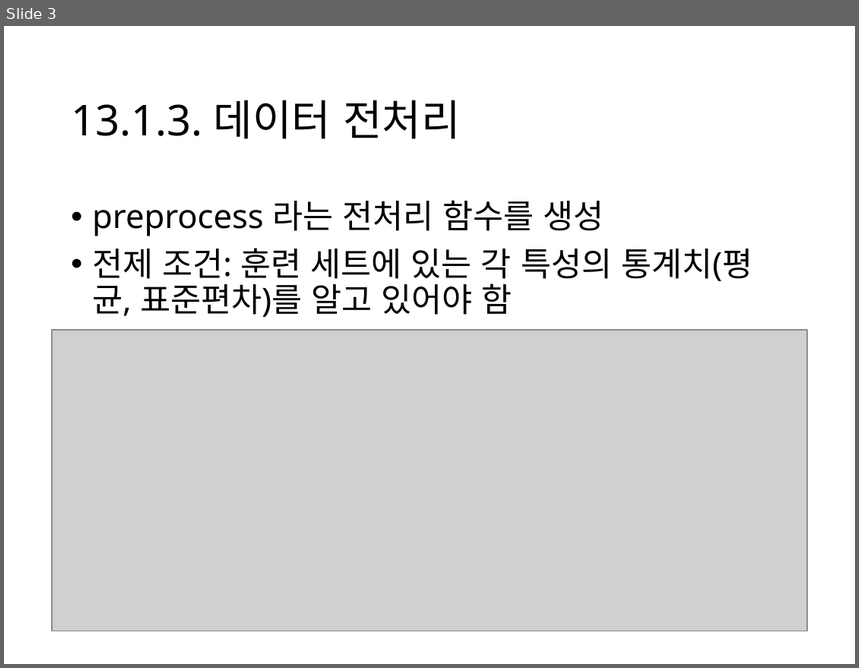
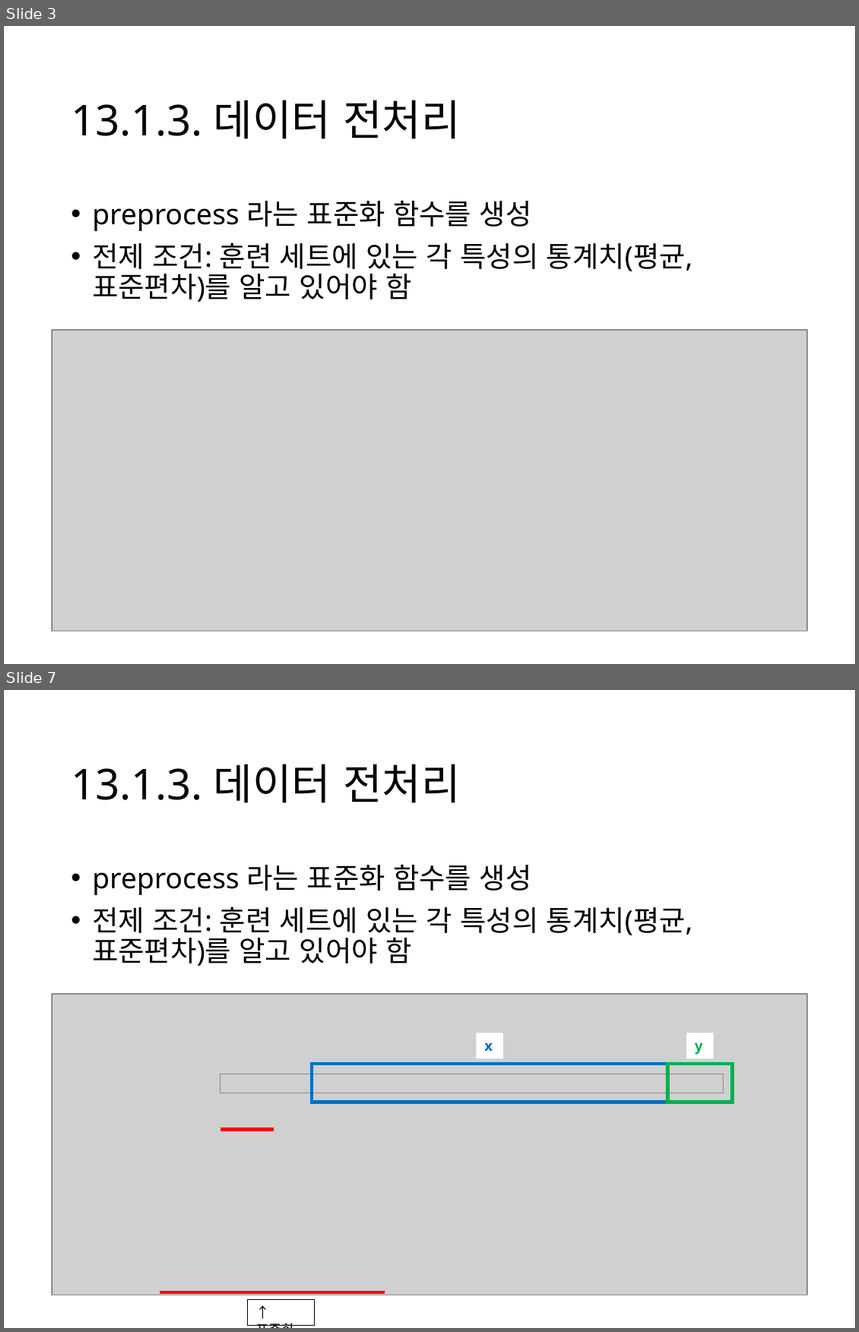
Before and after one commit to Kwan-Gu/data_science, a slide deck: ML/HandsOn/13/13_1_3_데이터전처리.pptx. Shown one above the other, each under a label of ours: slide 3 before the commit, slides 3 and 7 after it; the slides between them are not shown. The pictures are 859x668 and 859x1332 pixels, drawn with LibreOffice and Linux fonts; fonts in the diff are those of the drawing; grey boxes stand for pictures. Boxes give left, top, right and bottom in pixels: in the first picture for what was removed or moved away, otherwise in the second. Text is boxed around its words. In the diff, an @@ line names an element or a change of style, - is before the commit and + after.

Commit message:
Create 13_1_3_데이터전처리

```diff
--- a/ML/HandsOn/13/13_1_3_데이터전처리.pptx
+++ b/ML/HandsOn/13/13_1_3_데이터전처리.pptx
@@ slide 7 added at <box>4,690,855,1328</box>, background #FFFFFF @@
@@ title added at <box>71,764,461,803</box>, 36 pt, text #000000 @@
+13.1.3. 데이터 전처리
@@ text added at <box>92,865,693,966</box>, 24 pt, text #000000 @@
+• preprocess 라는 표준화 함수를 생성
+• 전제 조건: 훈련 세트에 있는 각 특성의 통계치(평균, 표준편차)를 알고 있어야 함
@@ picture added at <box>52,994,807,1295</box> @@
@@ rectangle added at <box>477,1033,503,1059</box>, fill #FFFFFF, 12 pt, text #0070C0, bold @@
+x
@@ rectangle added at <box>686,1033,714,1059</box>, fill #FFFFFF, 12 pt, text #00B050, bold @@
+y
@@ picture added at <box>220,1075,723,1094</box> @@
@@ rectangle added at <box>312,1064,668,1102</box>, outline #0070C0 3 pt @@
@@ rectangle added at <box>668,1064,733,1102</box>, outline #00B050 3 pt @@
@@ line added from (220, 1129) to (274, 1129), #FF0000 3 pt @@
@@ line added from (160, 1293) to (385, 1293), #FF0000 3 pt @@
@@ rectangle added at <box>247,1300,315,1326</box>, fill #FFFFFF, outline #000000 0.75 pt, 12 pt, text #000000 @@
+↑표준화
@@ slide 3 changed as well @@
@@ text at <box>92,201,532,231</box>: text changed; size 28 to 24 pt @@
-• preprocess 라는 전처리 함수를 생성
+• preprocess 라는 표준화 함수를 생성
@@ text at <box>92,243,693,302</box>: size 28 to 24 pt in "전제 조건: 훈련 세트에 있는 각 특성의 ..." @@
```
Also in this commit, not shown: 2 other slides changed, 11 other slides added, 2 other files.
